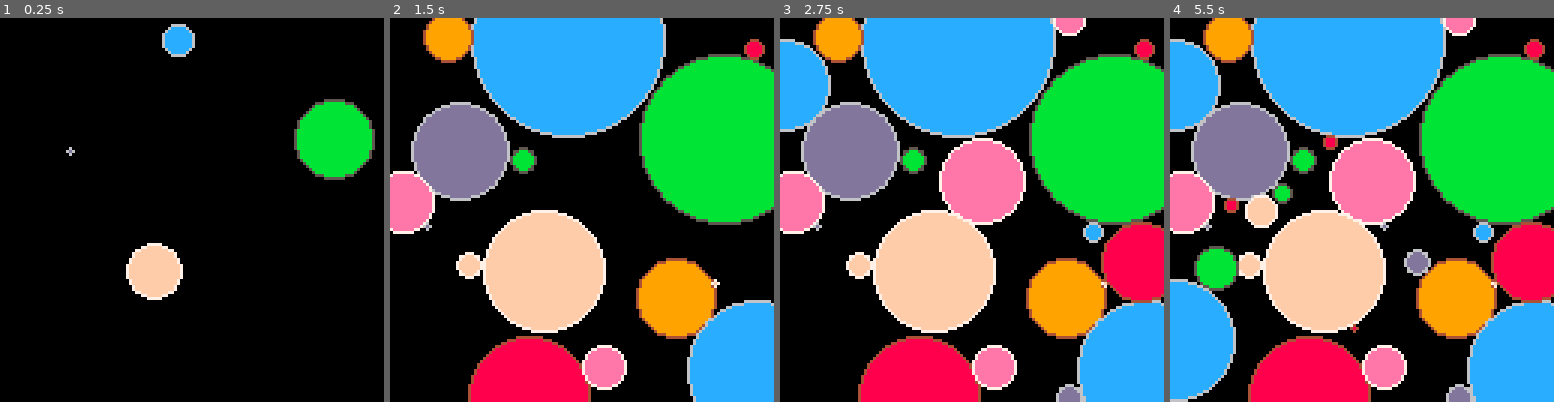
Above: before the commit, frames 1-4 (left to right).
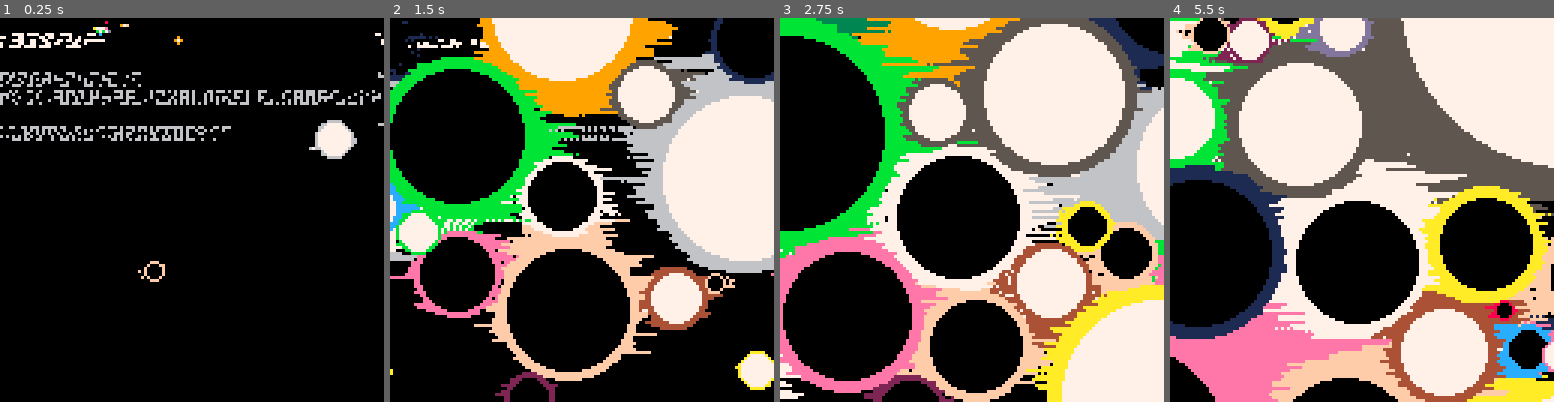
Above: after the commit, the same moments.

Repository: TheWing/Pico-Sketch
Game: PICO-8 cartridge circlepack.p8
The game is run twice, just before and just after one commit, with the same random seed, the same clock (stepped at 60 frames per second) and the same inputs.
Inputs:
- Up to frame 1 (0.25 s): no input
- Up to frame 2 (1.5 s): no input
- Up to frame 3 (2.75 s): no input
- Up to frame 4 (5.5 s): no input

The runs differ from the first frame. In frame 1, 9.2% of the frame differs, in the area x 0-100%, y 0-74%; in frame 2, 69%; in frame 3, 83%; in frame 4, 91%, in the area x 0-100%, y 0-100%.

Commit message:
Update circlepack.p8

Diff:
--- a/circlepack.p8
+++ b/circlepack.p8
@@ -2,6 +2,7 @@
 version 35
 __lua__
 f=0
+t=0
 
 function _init()
 
@@ -9,16 +10,19 @@
 
 function _update60()
 	f=f+1
-	if f%4==0 then
-		new_circ(rnd()*128,rnd()*128,0,rnd()*8+8)
+	t=f
+	if f%5==0 then
+		new_circ(rnd()*128,rnd()*128,0,1+rnd()*15)
 	end
 	update_ids()
 	foreach(sph,update_circ)
 end
 
 function _draw()
-	cls()
+	--cls()
+	efu_smear(0.5)
 	foreach(sph,draw_circ)
+	--print(#sph,7)
 end
 
 function update_ids()
@@ -34,6 +38,7 @@
       y=0,
       d=0,
       c=0,
+      b=0,
       dead=1,}}
 
 s={dead=1}
@@ -42,7 +47,7 @@
 	if s.dead!=1 then
 		if s.d>0 then
 			circfill(s.x,s.y,s.d,s.c)
-			circ(s.x,s.y,s.d,s.c\2)
+			circfill(s.x,s.y,s.d-(s.d\8+1),s.b*7)
 		end
 	end
 end
@@ -53,17 +58,35 @@
 		if s.d>128 then
 			s.dead=1
 		end
-		grow=1
+		if s.x<0-s.d then
+			s.dead=1
+		end
+		if s.y<0-s.d then
+			s.dead=1
+		end
+		if s.x>128+s.d then
+			s.dead=1
+		end
+		if s.y>128+s.d then
+			s.dead=1
+		end
+		grow=0.5
 		for c in all(sph) do
 			if c.i!=s.i then
 				local d=distance(c.x,c.y,s.x,s.y)
-				if d<=(s.d+c.d)+1 then
-					grow=0
-					s.dead=2
+				if d.d<=(s.d+c.d)+1 then
+					grow=grow-0.25
+					s.x=s.x+d.x/10
+					s.y=s.y+d.y/10
+				end
+				if d.d<s.d then
+					c.dead=1
 				end
 			end
 		end
-		s.d=s.d+grow
+		if s.x>0 and s.x<128 and s.y>0 and s.y<128 then
+			s.d=s.d+grow
+		end
 	elseif s.dead==2 then
 
 	else
@@ -77,6 +100,7 @@
 	         y=y,
 	         d=d,
 	         c=c,
+	         b=(#sph+1)%2,
 	         dead=0},
 	         #sph+1)
 end
@@ -92,7 +116,40 @@
 	local sqx=abs(min(64,dx)*min(64,dx))
 	local sqy=abs(min(64,dy)*min(64,dy))
 	local res=min(16000,sqx)+min(16000,sqy)
-	return sqrt(res)*sc
+	return {d=sqrt(res)*sc,x=dx,y=dy}
+end
+-->8
+-- gfx stuff
+
+
+--memcopy that doesn't overflow
+function smcpy(to_mem,fr_mem,len)
+	if to_mem<0x6000 then to_mem=0x6000 end
+	if to_mem>0x7ffe then
+		to_mem=0x7ffe
+		len=1
+	end
+	if to_mem+len>0x7fff then len=0x7fff-to_mem end
+	--if fr_mem<0x6000 then fr_mem=0x6000 end
+	if fr_mem>0x7ffe then
+		fr_mem=0x7ffe
+		len=1
+	end
+	if fr_mem+len>0x7fff then len=0x7fff-fr_mem end
+
+	memcpy(to_mem,fr_mem,len)
+end
+
+function efu_smear(str)
+	local i
+	local r
+	for i=1,127 do
+		memcpy(0x6000+i*63-str*(rnd(2+((t\4)%6)*0.25)),0x6000+i*63-str*(rnd(2+((t\4)%8)*0.25)),rnd(128))
+--		if rnd(90)\1>88 then
+		--	r=0x7//rnd(0xf)\1
+--			memset(0x6000+i*64,r|(r<<4),64)
+	--	end
+	end
 end
 __gfx__
 00000000000000000000000000000000000000000000000000000000000000000000000000000000000000000000000000000000000000000000000000000000
